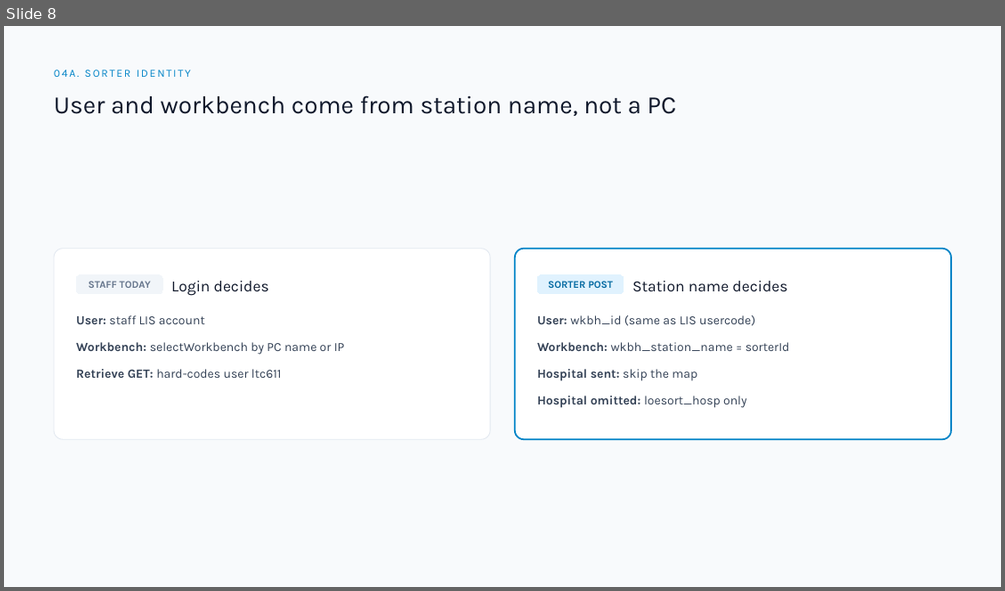
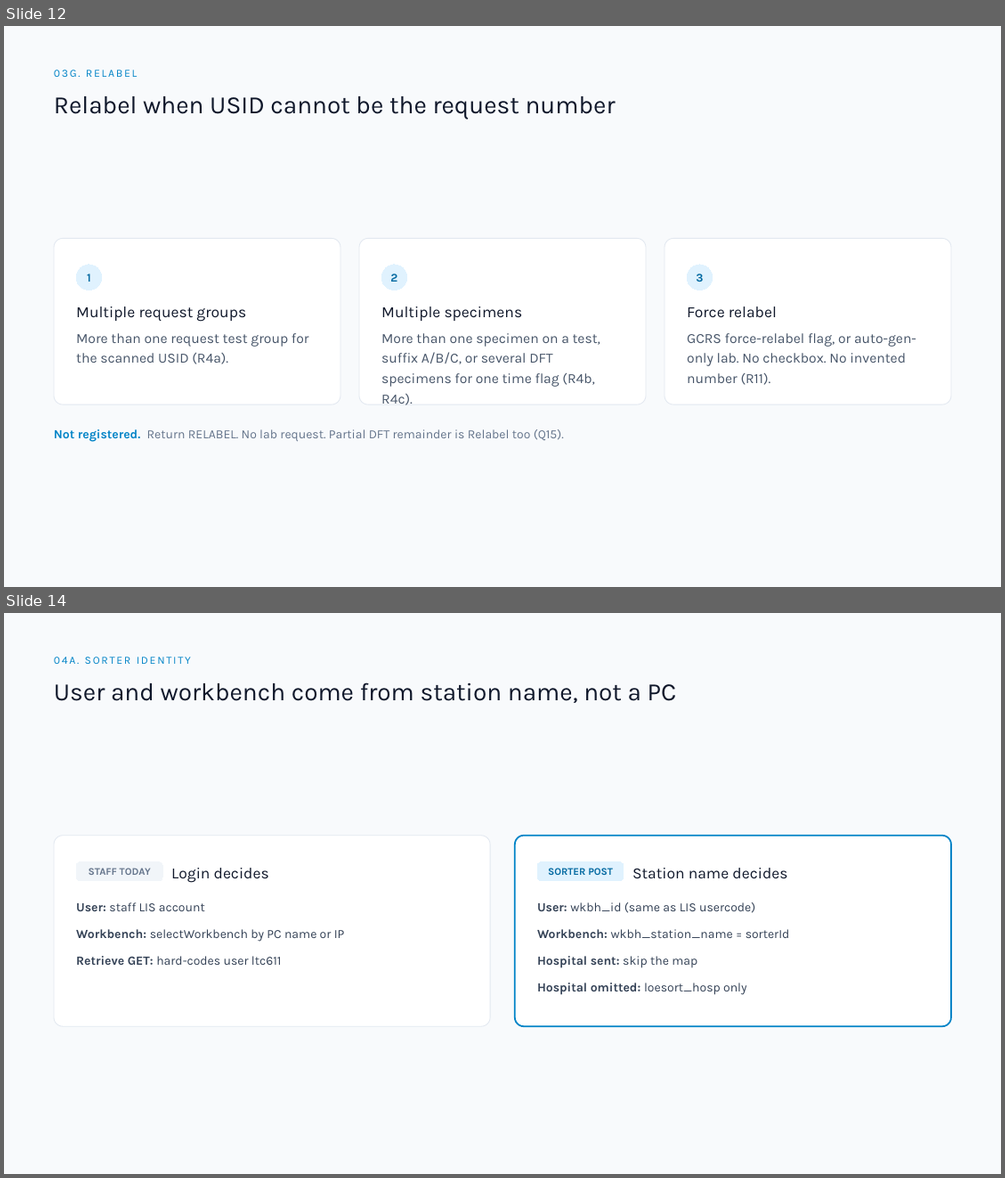
Before and after one commit to DragonChong/HA-Notes, a slide deck: SDLC/Projects/TMP-specimen-sorter-api — Specimen Sorter API/assets/Specimen Sorter API v3.pptx. Shown one above the other, each under a label of ours: slide 8 before the commit, slides 12 and 14 after it; the slides between them are not shown. The pictures are 1005x591 and 1005x1178 pixels, drawn with LibreOffice and Linux fonts; fonts in the diff are those of the drawing. Boxes give left, top, right and bottom in pixels: in the first picture for what was removed or moved away, otherwise in the second. Text is boxed around its words. In the diff, an @@ line names an element or a change of style, - is before the commit and + after.

```diff
--- a/SDLC/Projects/TMP-specimen-sorter-api — Specimen Sorter API/assets/Specimen Sorter API v3.pptx
+++ b/SDLC/Projects/TMP-specimen-sorter-api — Specimen Sorter API/assets/Specimen Sorter API v3.pptx
@@ slide 12 added at (4,26,1001,587), background #F8FAFC @@
@@ text added at (54,70,137,77), 10.5 pt, text #0284C7 @@
+03G. RELABEL
@@ text added at (54,96,615,119), 24 pt, text #0F172A @@
+Relabel when USID cannot be the request number
@@ rounded rectangle added at (54,239,340,404), fill #FFFFFF, outline #E2E8F0 0.75 pt @@
@@ rounded rectangle added at (359,239,646,404), fill #FFFFFF, outline #E2E8F0 0.75 pt @@
@@ rounded rectangle added at (664,239,951,404), fill #FFFFFF, outline #E2E8F0 0.75 pt @@
@@ ellipse added at (77,265,102,290), fill #E0F2FE, outline #E0F2FE 0.75 pt, 11.2 pt, text #0369A1, bold @@
+1
@@ ellipse added at (381,265,407,290), fill #E0F2FE, outline #E0F2FE 0.75 pt, 11.2 pt, text #0369A1, bold @@
+2
@@ ellipse added at (687,265,712,290), fill #E0F2FE, outline #E0F2FE 0.75 pt, 11.2 pt, text #0369A1, bold @@
+3
@@ text added at (76,306,246,321), 15 pt, text #0F172A @@
+Multiple request groups
@@ text added at (381,306,523,321), 15 pt, text #0F172A @@
+Multiple specimens
@@ text added at (687,306,777,317), 15 pt, text #0F172A @@
+Force relabel
@@ text added at (76,333,309,364), 13.5 pt, text #475569 @@
+More than one request test group for the scanned USID (R4a).
@@ text added at (381,333,600,386), 13.5 pt, text #475569 @@
+More than one specimen on a test, suffix A/B/C, or several DFT specimens for one time flag (R4b, R4c).
@@ text added at (687,333,916,385), 13.5 pt, text #475569 @@
+GCRS force-relabel flag, or auto-gen-only lab. No checkbox. No invented number (R11).
@@ text added at (54,429,564,442), 12 pt, text #64748B @@
+Not registered. Return RELABEL. No lab request. Partial DFT remainder is Relabel too (Q15).
@@ what was slide 8 is now slide 14 @@
```
Also in this commit, not shown: 3 slides changed, 5 other slides added, 6 other files.
